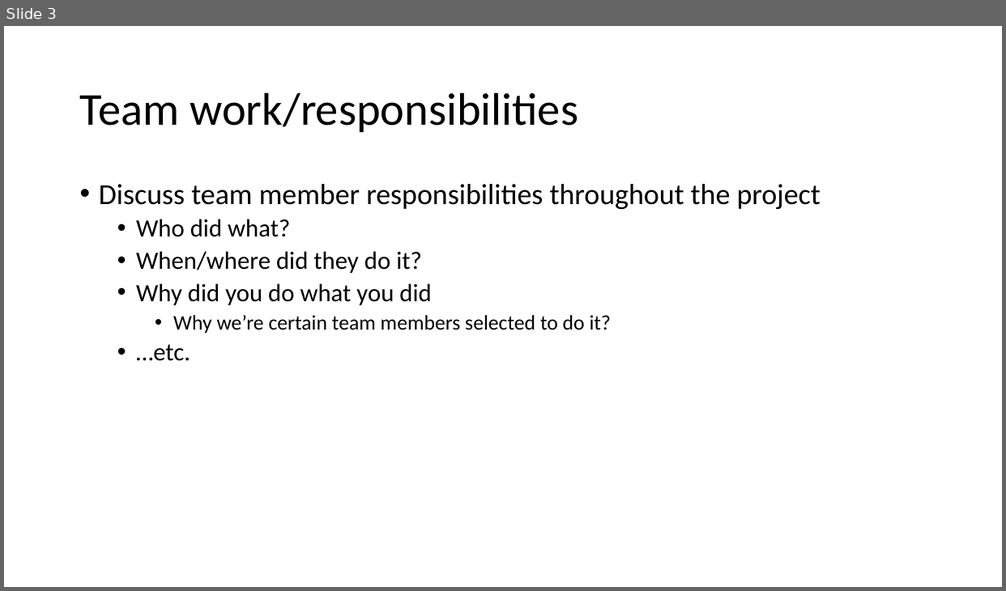
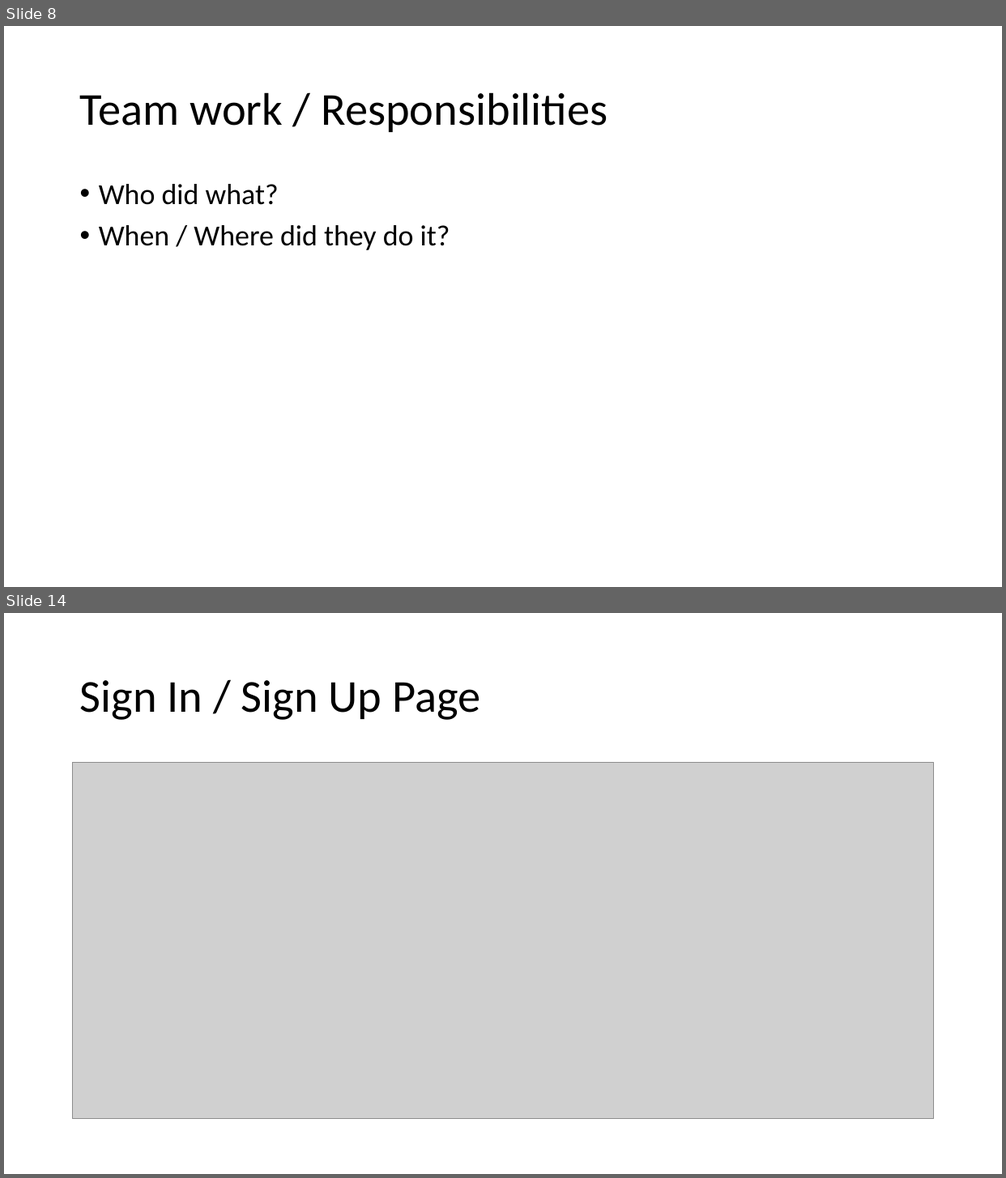
Before and after one commit to Jacobchapman99/ENSE-374-Group07-Project, a slide deck: Milestone4/Milestone 4.ppt. Shown one above the other, each under a label of ours: slide 3 before the commit, slides 8 and 14 after it; the slides between them are not shown. The pictures are 1006x591 and 1006x1178 pixels, drawn with LibreOffice and Linux fonts; fonts in the diff are those of the drawing; grey boxes stand for pictures. Boxes give left, top, right and bottom in pixels: in the first picture for what was removed or moved away, otherwise in the second. Text is boxed around its words. In the diff, an @@ line names an element or a change of style, - is before the commit and + after.

```diff
--- a/Milestone4/Milestone 4.ppt
+++ b/Milestone4/Milestone 4.ppt
@@ slide 14 added at (4, 613, 1002, 1174), background #FFFFFF @@
@@ title added at (80, 680, 480, 720), 44 pt, text #000000 @@
+Sign In / Sign Up Page
@@ picture added at (73, 763, 933, 1118) @@
@@ what was slide 3 is now slide 8 @@
@@ slide 8 changed as well @@
@@ title at (80, 92, 608, 132): text changed @@
-Team work/responsibilities
+Team work / Responsibilities
@@ text at (99, 184, 820, 209): paragraph removed @@
-• Discuss team member responsibilities throughout the project
@@ text at (99, 184, 279, 205): size 24 to 28 pt in "Who did what?"; list level 2 to 1 in "Who did what?" @@
@@ text at (99, 225, 450, 250): text changed; size 24 to 28 pt @@
-  • When/where did they do it?
-  • Why did you do what you did
-    • Why we’re certain team members selected to do it?
-  • …etc.
+• When / Where did they do it?
```
Also in this commit, not shown: 1 other slide changed, 24 other slides added, 5 slides removed.
